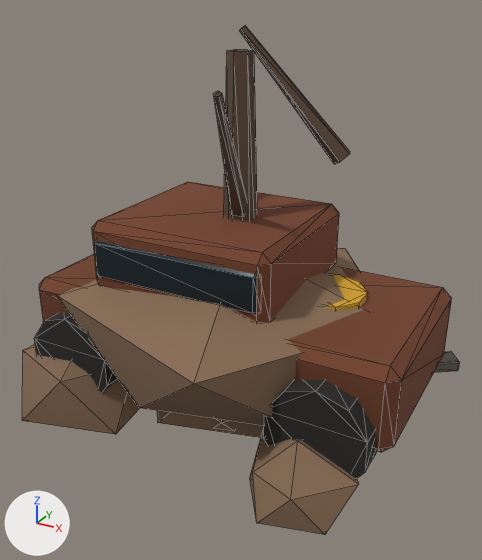
Two versions of the glTF model public/models/doodads.glb, one commit apart.
The view is the same before and after, from a 50 mm lens placed at (1.24, -2.26, 1.61), pointed at (0.01, -0.01, 0.49). The axes (+X, +Y, +Z) are drawn at lower left. The lights are the same throughout. The older version comes first. Mesh edges are drawn as thin lines. Where no turn or scale is listed for an object, it has been applied to the vertices.

In view in the first picture: 'barrels', 'dead_tree', 'rocks_a', 'rocks_b', 'wreck' and 1 more.
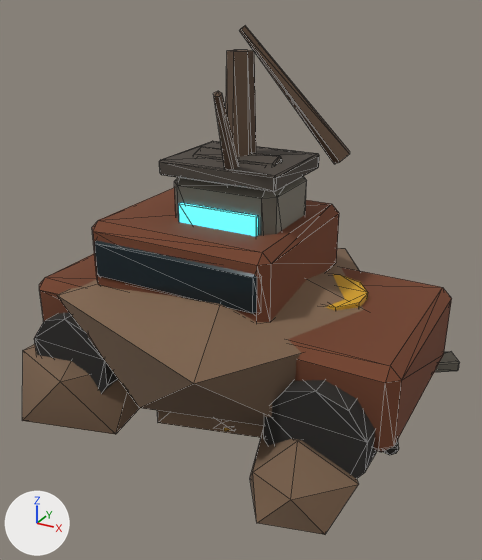
What changed in the scene script:
```text
Add mat_dark:
    mat_dark = bpy.data.materials.new('dark')
    # nodes: BsdfPrincipled, Mix, OutputMaterial, VertexColor
    # colours: brown #4a423a, mixed with the vertex colours
Add mat_cyan_glow:
    mat_cyan_glow = bpy.data.materials.new('cyan_glow')
    # nodes: BsdfPrincipled, Mix, OutputMaterial, VertexColor
    # colours: cyan #30d8ff, cyan #7ff5ff, mixed with the vertex colours
Add mat_red_glow:
    mat_red_glow = bpy.data.materials.new('red_glow')
    # nodes: BsdfPrincipled, Mix, OutputMaterial, VertexColor
    # colours: red #ff2010, red #ff4a3a, mixed with the vertex colours
Add mat_steel:
    mat_steel = bpy.data.materials.new('steel')
    # nodes: BsdfPrincipled, Mix, OutputMaterial, VertexColor
    # colours: grey #9aa3ab, mixed with the vertex colours
Add mat_purple_glow:
    mat_purple_glow = bpy.data.materials.new('purple_glow')
    # nodes: BsdfPrincipled, Mix, OutputMaterial, VertexColor
    # colours: purple #7a30ff, purple #b27bff, mixed with the vertex colours
Add me_vending:
    me_vending.from_pydata(...)  # 106 vertices, 184 faces; spans x -0.25..0.586, y -0.241..0.244, z -0.475..0.53
    # faces by material slot: [44, 88, 12, 12, 12, 16]
    me_vending.materials.append(mat_scrap)
    me_vending.materials.append(mat_dark)
    me_vending.materials.append(mat_cyan_glow)
    me_vending.materials.append(mat_dark_glass)
    me_vending.materials.append(mat_red_glow)
    me_vending.materials.append(mat_rubber)
Add me_terminal:
    me_terminal.from_pydata(...)  # 96 vertices, 168 faces; spans x -0.18..0.351, y -0.119..0.252, z -0.05..0.983
    # faces by material slot: [28, 28, 88, 12, 12]
    me_terminal.materials.append(mat_scrap)
    me_terminal.materials.append(mat_steel)
    me_terminal.materials.append(mat_dark)
    me_terminal.materials.append(mat_purple_glow)
    me_terminal.materials.append(mat_dark_glass)
Add me_cables:
    me_cables.from_pydata(...)  # 144 vertices, 260 faces; spans x -0.663..0.778, y -0.091..0.749, z -0.26..0.26
    # faces by material slot: [104, 100, 56]
    me_cables.materials.append(mat_rust)
    me_cables.materials.append(mat_rubber)
    me_cables.materials.append(mat_scrap)
Add ob_vending:
    ob_vending = bpy.data.objects.new('vending', me_vending)
    ob_vending.location = (0.0, 0.0, 0.48)
Add ob_terminal:
    ob_terminal = bpy.data.objects.new('terminal', me_terminal)
    ob_terminal.location = (0.0, 0.0, 0.05)
Add ob_cables:
    ob_cables = bpy.data.objects.new('cables', me_cables)
    ob_cables.location = (0.0, -0.12, 0.26)
```

Changed parts and their boxes (x1, y1, x2, y2) in the pictures (482 x 560 px):
'vending', added: after (159, 141, 319, 236)
    faces in mat_dark: (159, 141, 319, 192)
    faces in mat_scrap: (174, 176, 307, 236)
    faces in mat_cyan_glow: (179, 203, 258, 236)
'terminal', added: after (194, 146, 282, 165)
'cables', added (mostly hidden): after (384, 440, 399, 455)
